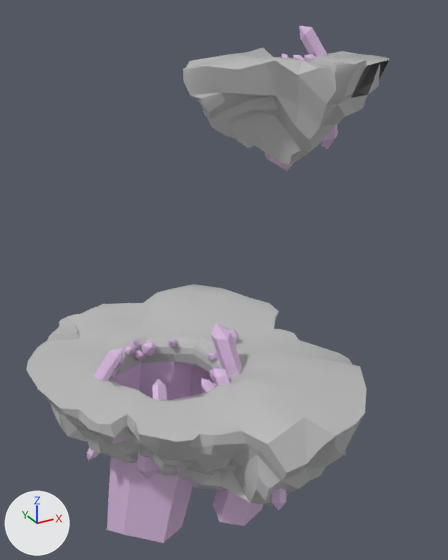
Renders of the FBX model Assets/Member Scenes/Sindre S/TESTING/Island_Waterfall.fbx from each side of a commit.
Rendered twice from a 50 mm lens placed at (-13.0, -25.7, 18.6), pointed at (1.0, -0.3, 5.9). Every picture has the same lights, and +X, +Y and +Z are marked at lower left. Where no turn or scale is listed for an object, it has been applied to the vertices. Vertices at the same position are counted once.
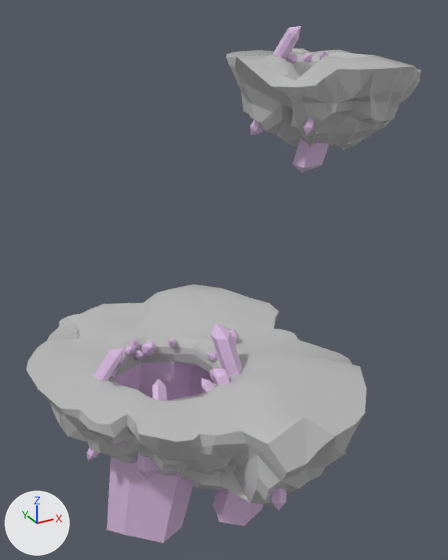
Commit message: New island

Where the change shows, as pixel boxes (x1, y1, x2, y2) in the pictures (448 x 560 px; the box of a moved part takes in the faces that stretch with it):
'Cylinder003', reshaped (9% wider)
    before: (27, 26, 389, 543)
    after: (27, 26, 421, 543)
part 1 of me_mesh, moved or reshaped
    before: (183, 48, 389, 165)
    after: (226, 48, 421, 150)
part 2 of me_mesh, moved or reshaped
    before: (265, 152, 293, 171)
    after: (293, 139, 329, 173)
part 3 of me_mesh, moved or reshaped (not visible before)
    after: (303, 117, 315, 135)
part 4 of me_mesh, moved or reshaped
    before: (280, 54, 289, 58)
    after: (319, 51, 329, 60)
part 5 of me_mesh, moved or reshaped (not visible afterwards)
    before: (320, 123, 338, 149)
part 6 of me_mesh, moved or reshaped
    before: (304, 54, 316, 60)
    after: (287, 53, 297, 63)
part 7 of me_mesh, moved or reshaped
    before: (293, 55, 305, 60)
    after: (300, 52, 312, 62)
part 8 of me_mesh, moved or reshaped
    before: (299, 26, 327, 57)
    after: (273, 26, 301, 59)
part 9 of me_mesh, moved or reshaped (not visible before)
    after: (250, 120, 263, 135)

What changed in the scene script:
```text
Change me_mesh:
    where me_mesh.from_pydata(...)  # 1431 vertices, 1566 faces; spans x -5.8..13.9, y -8.9..7.8, z -4.8..21.0
    used by ob_cylinder003; location = (-3.02, -0.7, -3.23)
    me_mesh part 1: the loose piece of 325 vertices spanning x 4.3..13.9, y -2.8..7.8, z 14.4..19.8 is turned 162.2 degrees about the z axis through its middle, then moved by (1.9, 0.7, 0.0)
    me_mesh part 2: the loose piece of 13 vertices spanning x 8.2..10.3, y 2.8..5.0, z 13.4..17.0 is turned 162.2 degrees about the z axis through its middle, then moved by (1.1, -2.0, 0.0)
    me_mesh part 3: the loose piece of 13 vertices spanning x 9.8..10.6, y 5.5..6.3, z 16.0..17.3 is turned 162.2 degrees about the z axis through its middle, then moved by (-1.3, -5.5, 0.0)
    me_mesh part 4: the loose piece of 13 vertices spanning x 7.9..8.6, y 1.4..2.4, z 18.8..19.7 is turned 162.2 degrees about the z axis through its middle, then moved by (3.7, 1.6, 0.0)
    me_mesh part 5: the loose piece of 13 vertices spanning x 9.2..10.8, y 0.1..1.3, z 15.0..18.0 is turned 162.2 degrees about the z axis through its middle, then moved by (0.7, 4.5, 0.0)
    me_mesh part 6: the loose piece of 13 vertices spanning x 10.1..11.1, y 2.0..3.0, z 18.7..19.6 is turned 162.2 degrees about the z axis through its middle, then moved by (-1.0, 1.2, 0.0)
    me_mesh part 7: the loose piece of 13 vertices spanning x 9.1..9.9, y 1.6..2.6, z 18.7..19.6 is turned 162.2 degrees about the z axis through its middle, then moved by (1.2, 1.7, 0.0)
    me_mesh part 8: the loose piece of 13 vertices spanning x 10.2..11.9, y 2.0..3.7, z 18.1..21.0 is turned 162.2 degrees about the z axis through its middle, then moved by (-2.0, 0.6, 0.0)
    me_mesh part 9: the loose piece of 13 vertices spanning x 11.3..12.6, y 2.7..3.6, z 15.5..17.1 is turned 162.2 degrees about the z axis through its middle, then moved by (-3.9, 0.4, 0.0)
```
